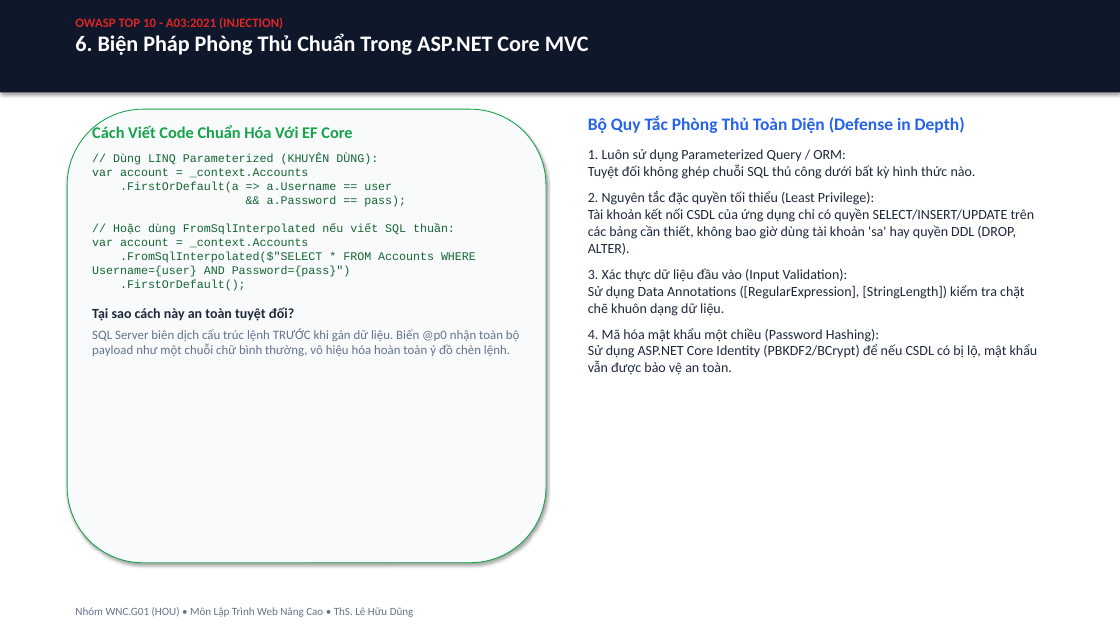
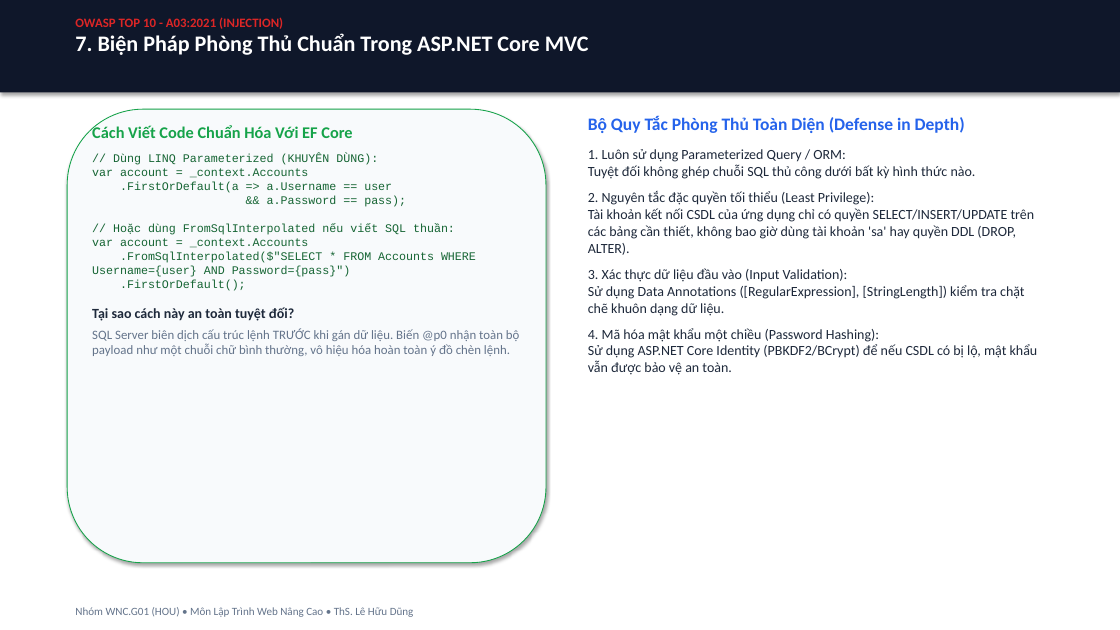
Before and after one commit to hocjsoo/OWASP_Demo, a slide deck: slide 8 of Slide_OWASP_SQL_Injection.pptx (slide 7 before the commit). Drawn at 1120x630 pixels with LibreOffice and Linux fonts; fonts in the diff are those of the drawing. Boxes give left, top, right and bottom in pixels: in the first picture for what was removed or moved away, otherwise in the second. Text is boxed around its words. In the diff, an @@ line names an element or a change of style, - is before the commit and + after.

```diff
--- a/Slide_OWASP_SQL_Injection.pptx
+++ b/Slide_OWASP_SQL_Injection.pptx
@@ text at box(75, 33, 589, 55): text changed @@
-6. Biện Pháp Phòng Thủ Chuẩn Trong ASP.NET Core MVC
+7. Biện Pháp Phòng Thủ Chuẩn Trong ASP.NET Core MVC
```
Also in this commit, not shown: 1 other slide changed, 1 slide added, 3 other files.
